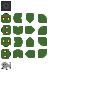
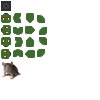
Layer changes from the first 100×100 image to the second:
painted on "mouse" over [1,61,21,80]
painted on "snake bend right-top" over [36,48,48,59]
painted on "snake bend bottom-right" over [37,36,48,47]
painted on "snake bend left-bottom" over [37,25,47,37]
painted on "snake bend top-left" over [36,13,48,25]
painted on "snake body right" over [13,55,23,59]
painted on "snake body bottom" over [13,37,17,47]
painted on "snake body left" over [13,25,23,29]
painted on "snake body top" over [19,13,23,23]
